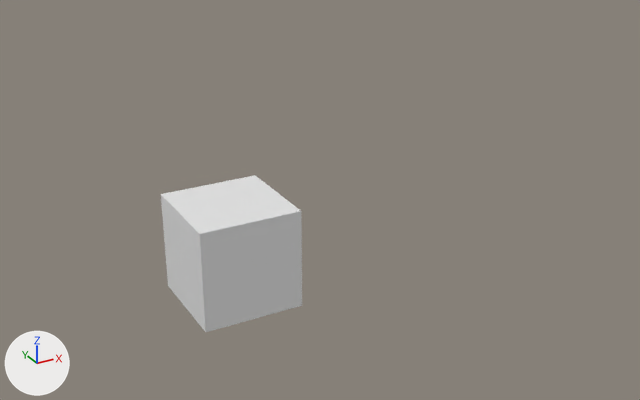
Before and after pictures for a commit that changed the Blender file py_script.blend.
The view is the same before and after, from a 50 mm lens placed at (-5.88, -14.22, 7.75), pointed at (4.43, 4.52, -1.62). The lights are fixed; the arrows at lower left show +X, +Y and +Z.
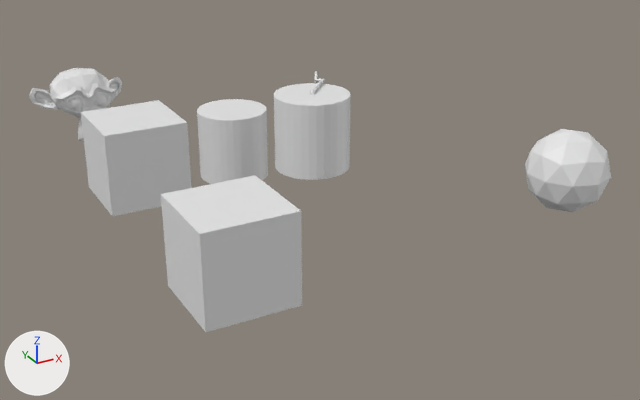
Pixel boxes [x1, y1, x2, y2] of what changed, in the pictures (640 x 400 px):
'Cube.001', added
    after: [81, 100, 191, 216]
'Cylinder', added
    after: [274, 83, 351, 180]
'Icosphere', added
    after: [525, 129, 611, 212]
'Cylinder.001', added
    after: [197, 99, 268, 184]
'Suzanne', added
    after: [29, 68, 122, 141]
'pipe', added
    after: [310, 71, 325, 94]

Diff of the bpy script that builds the scene:
```diff
--- a/py_script.blend.py
+++ b/py_script.blend.py
@@ me_cylinder @@
+me_cylinder.from_pydata(...)  # a 32-sided cylinder along z spanning x -1.0..1.0, y -1.0..1.0, z -1.0..1.0
@@ me_suzanne @@
+me_suzanne.from_pydata(...)  # 507 vertices, 500 faces; spans x -1.37..1.37, y -0.85..0.85, z -0.98..0.98
@@ me_icosphere @@
+me_icosphere.from_pydata(...)  # an icosphere of 80 faces spanning x -0.95..0.95, y -1.0..1.0, z -1.0..1.0
@@ cu_pipe_059 @@
+cu_pipe_059 = bpy.data.curves.new('pipe.059', 'CURVE')
+cu_pipe_059.dimensions = '3D'
+_sp = cu_pipe_059.splines.new('POLY'); _sp.points.add(14)
+_sp.points.foreach_set('co', [0.0, 0.0, -0.9, 1.0, 0.0, 0.0, -1.0, 1.0, 0.0, 0.0, -1.1, 1.0, -0.209, 1.052, -1.069, 1.0, -0.241, 1.209, -1.219, 1.0, 0.0, 1.233, -1.219, 1.0, 0.241, 1.209, -1.219, 1.0, 0.472, 1.139, -1.219, 1.0, 0.685, 1.025, -1.219, 1.0, 0.685, 1.025, 1.219, 1.0, 0.596, 0.892, 1.069, 1.0, 0.759, 0.759, 1.069, 1.0, 0.0, 0.0, 1.1, 1.0, 0.0, 0.0, 1.0, 1.0, 0.0, 0.0, 0.9, 1.0])
+_sp.resolution_u = 10
+cu_pipe_059.bevel_resolution = 3
+cu_pipe_059.bevel_depth = 0.05
+cu_pipe_059.resolution_u = 10
+cu_pipe_059.fill_mode = 'FULL'
@@ ob_pipe @@
+ob_pipe = bpy.data.objects.new('pipe', cu_pipe_059)
+ob_pipe.parent = ob_cylinder
+ob_pipe.location = (0.0, 0.0, 0.0)
@@ ob_cylinder @@
+ob_cylinder = bpy.data.objects.new('Cylinder', me_cylinder)
+ob_cylinder.location = (4.68, 5.4, 0.0)
@@ ob_suzanne @@
+ob_suzanne = bpy.data.objects.new('Suzanne', me_suzanne)
+ob_suzanne.location = (0.0, 10.74, 0.0)
@@ ob_cylinder_001 @@
+ob_cylinder_001 = bpy.data.objects.new('Cylinder.001', me_cylinder.copy())
+ob_cylinder_001.location = (3.73, 8.53, -1.15)
@@ ob_icosphere @@
+ob_icosphere = bpy.data.objects.new('Icosphere', me_icosphere)
+ob_icosphere.location = (8.57, 0.0, 0.0)
@@ ob_cube_001 @@
+ob_cube_001 = bpy.data.objects.new('Cube.001', me_cube_001)
+ob_cube_001.location = (0.0, 5.79, 0.0)
```
